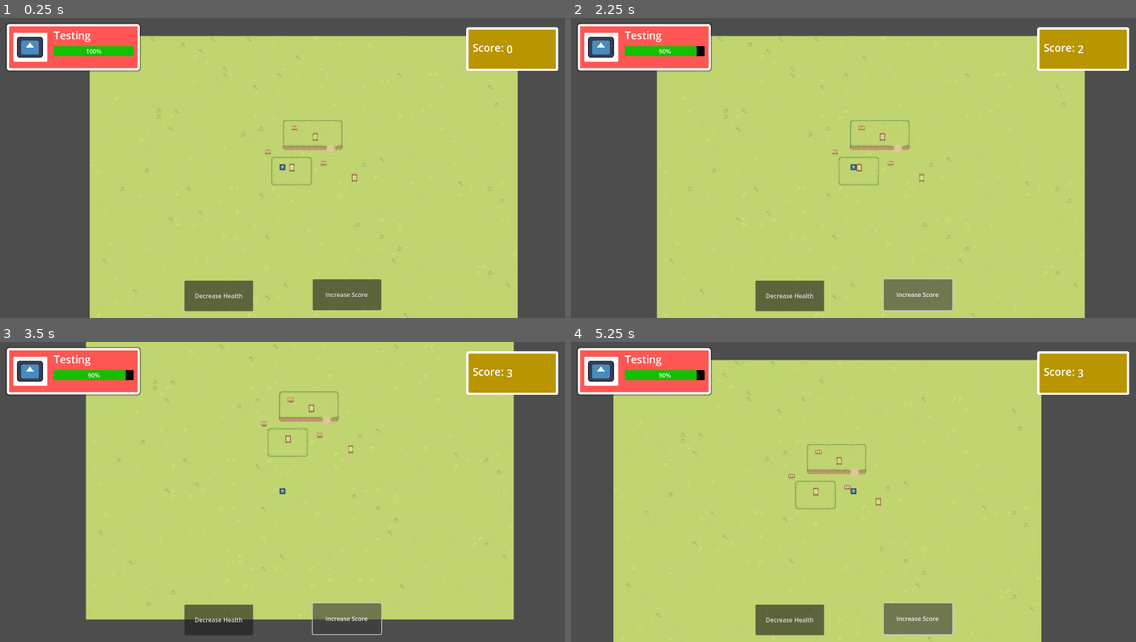
Above: before the commit, frames 1-4 (two rows, left to right).
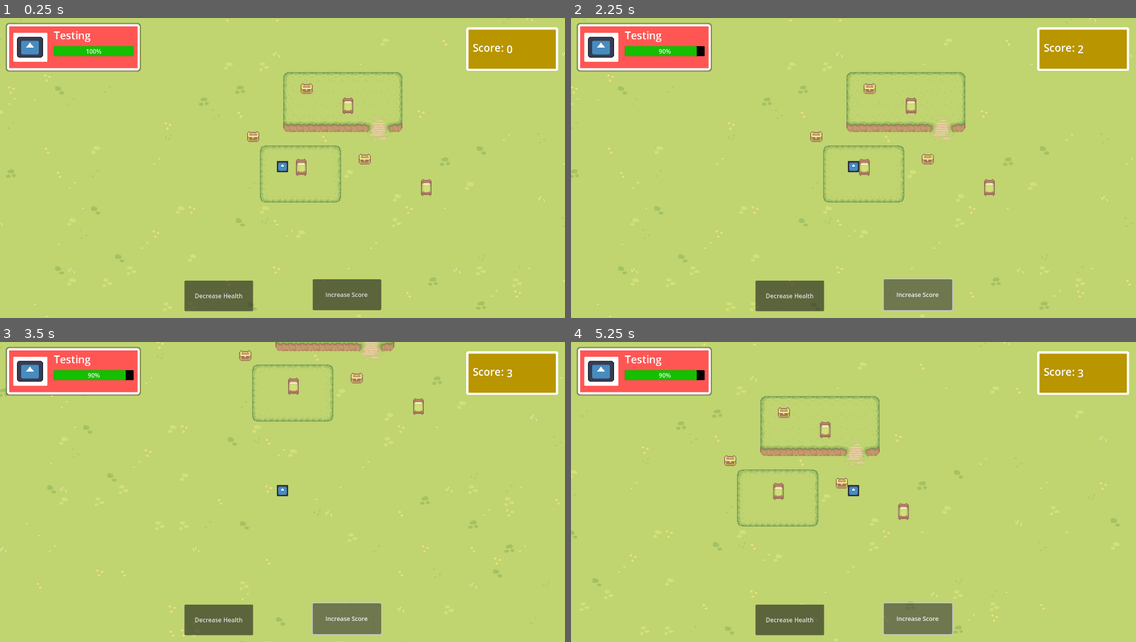
Above: after the commit, the same moments.

Repository: GamersOrgForDevs/Game_Godot
Game: Godot game, scene res://levels/game_level.tscn
Two runs of this game, one before a commit and one after it. Both use one fixed random seed, a clock stepped at 60 frames per second and the inputs below. The engine's default icon, where the game draws it, is replaced by a stand-in: a white triangle on a blue panel in a dark square.
Inputs:
- Up to frame 1 (0.25 s): no input
- Up to frame 2 (2.25 s): click "Decrease Health" at 0.5 s; click "Increase Score" at 1.25 s; tap Enter at 2 s; hold D (right) from 2.03 s (still down)
- Up to frame 3 (3.5 s): tap Space at 2.75 s; release D (right) at 2.78 s; hold S (down) from 2.78 s (still down)
- Up to frame 4 (5.25 s): release S (down) at 3.53 s; hold D (right) 3.53-4.28 s; hold W (up) 4.28-5.03 s; hold A (left) from 5.03 s (still down)

The runs differ from the first frame. In frame 1, 28% of the frame differs, in the area x 0-100%, y 0-100%; in frame 2, 28%; in frame 3, 29%; in frame 4, 28%.

Commit message:
Configured to be more zoomed-in to match other branches and master

Diff:
--- a/levels/game_level.tscn
+++ b/levels/game_level.tscn
@@ -710,12 +710,13 @@
 
 [node name="RemoteTransform2D" type="RemoteTransform2D" parent="ExamplePlayer"]
 position = Vector2(0, 8.33333)
-scale = Vector2(4.16667, 4.16667)
+scale = Vector2(2.083, 2.083)
 remote_path = NodePath("../../Camera2D")
 
 [node name="Camera2D" type="Camera2D" parent="."]
 position = Vector2(0, 2)
-scale = Vector2(1, 1)
+scale = Vector2(0.49992, 0.49992)
+zoom = Vector2(2, 2)
 
 [node name="InGameUI" parent="Camera2D" instance=ExtResource("10_rmv6l")]
 layout_direction = 1
